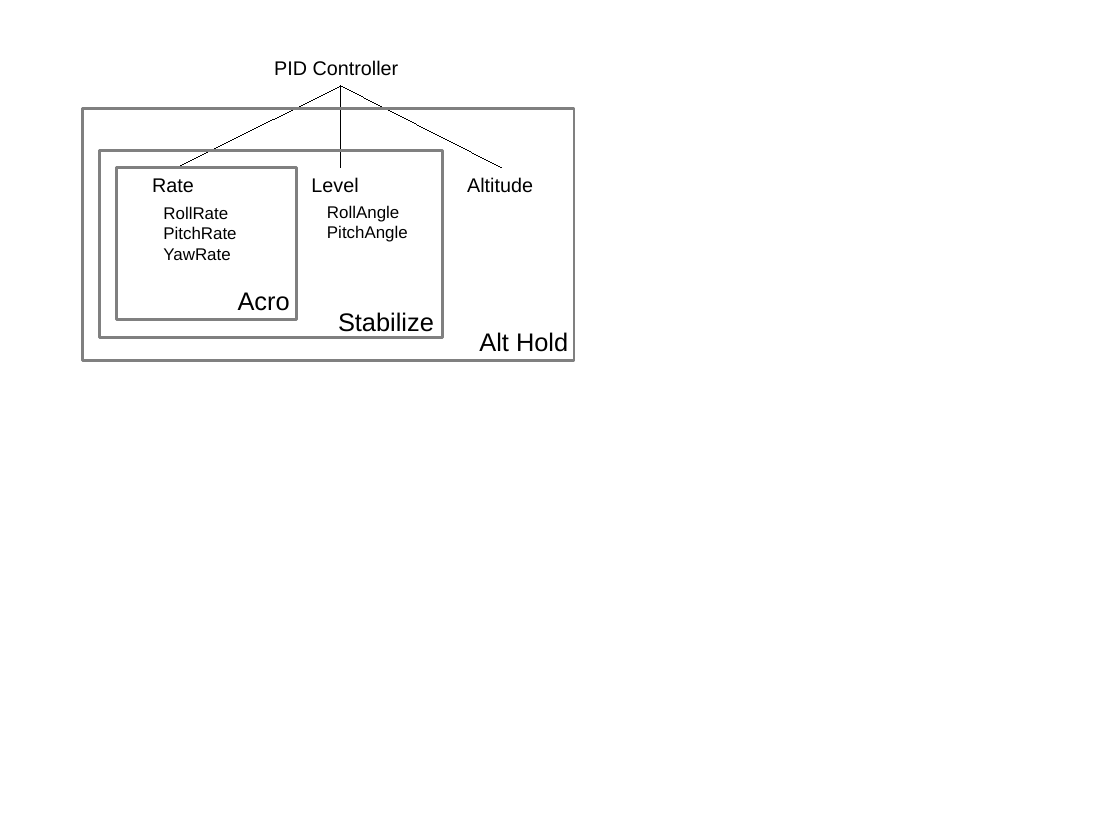
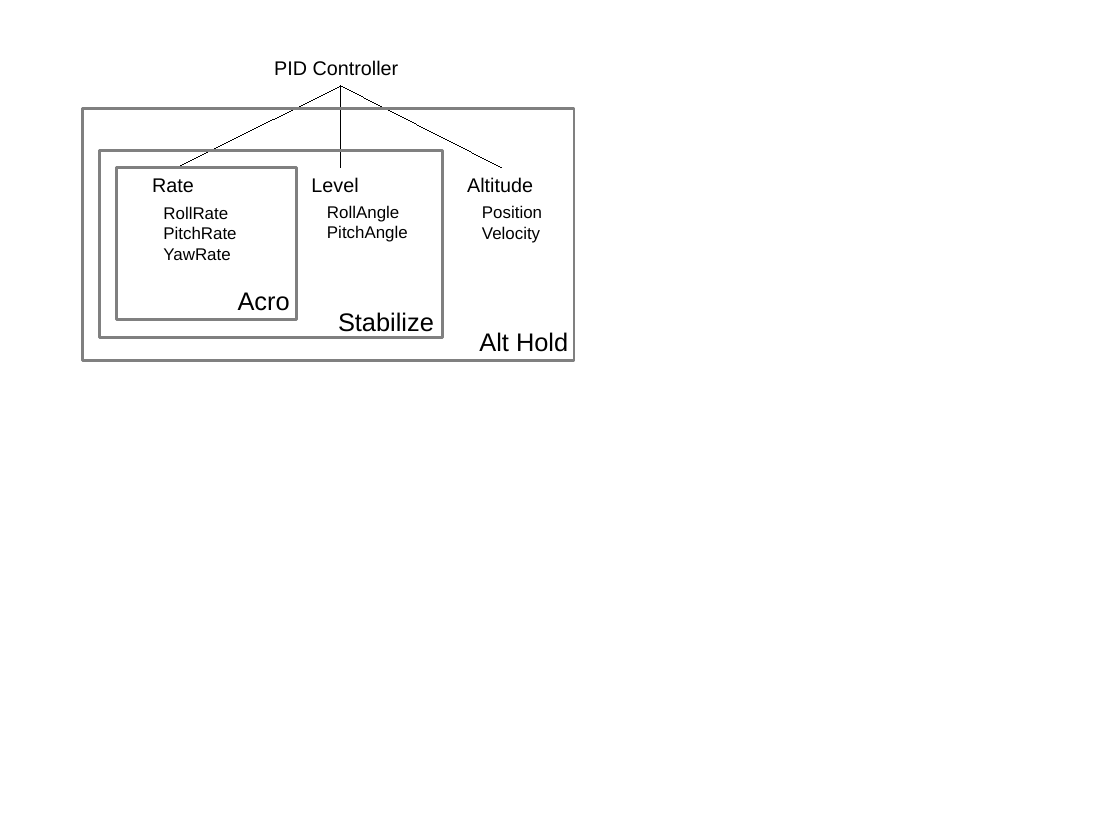
Before and after one commit to simondlevy/Hackflight, a slide deck: slide 1 of extras/media/pidcontrollers.pptx. Drawn at 1120x840 pixels with LibreOffice and Linux fonts; fonts in the diff are those of the drawing. Boxes give left, top, right and bottom in pixels: in the first picture for what was removed or moved away, otherwise in the second. Text is boxed around its words. In the diff, an @@ line names an element or a change of style, - is before the commit and + after.

```diff
--- a/extras/media/pidcontrollers.pptx
+++ b/extras/media/pidcontrollers.pptx
@@ text added at [482, 205, 542, 243], 12 pt, text #000000 @@
+Position
+Velocity
```
Also in this commit, not shown: 2 other files.
